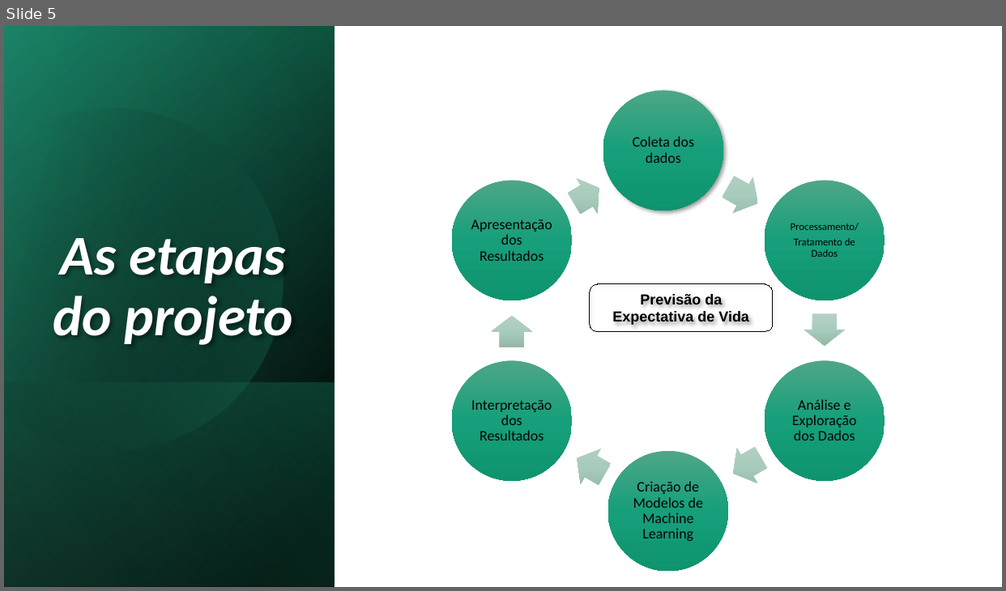
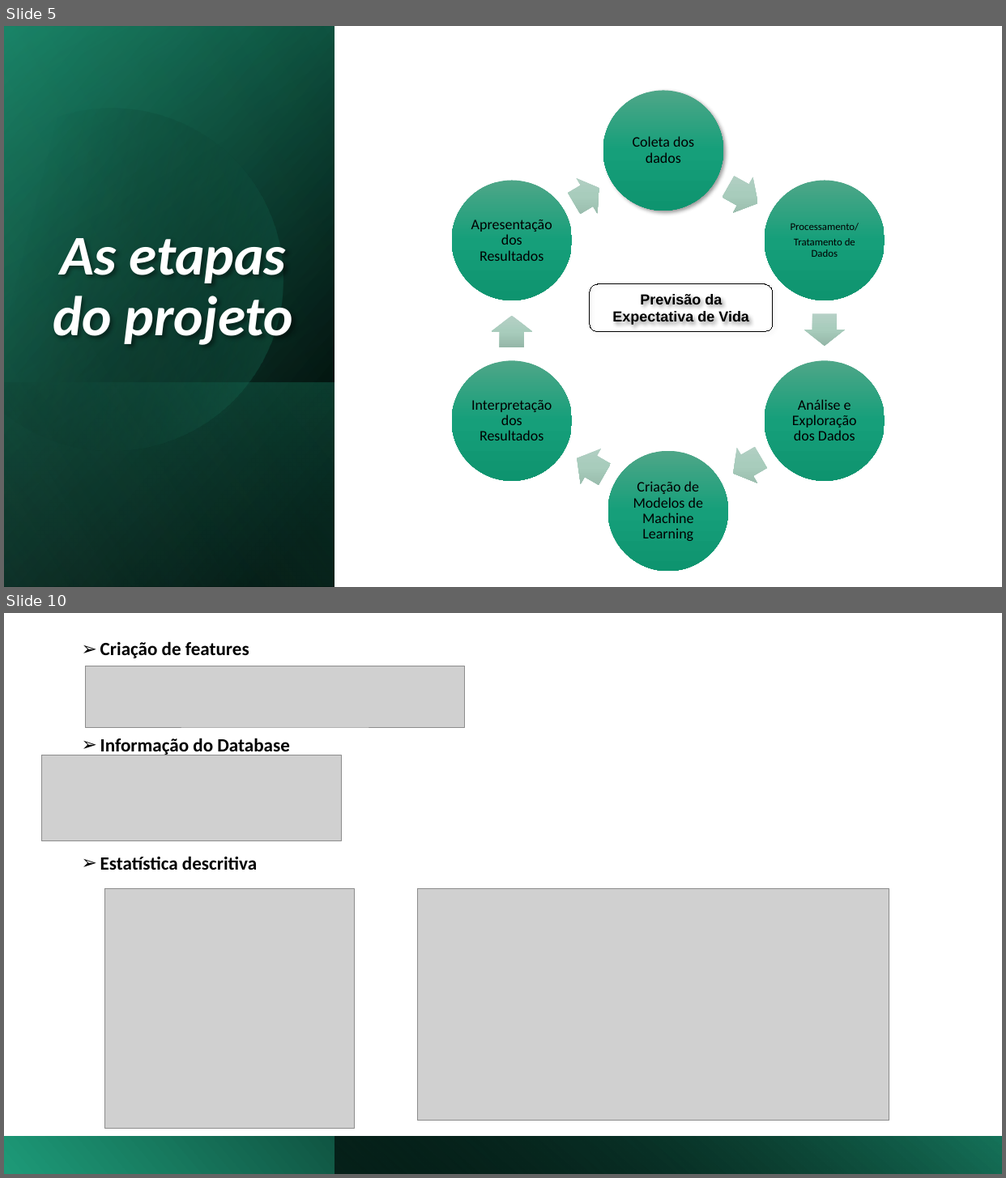
Before and after one commit to alessandra-barbosa/life_expectancy_prediction, a slide deck: pdf/life_expectancy.pptx. Shown one above the other, each under a label of ours: slide 5 before the commit, slides 5 and 10 after it; the slides between them are not shown. The pictures are 1006x591 and 1006x1178 pixels, drawn with LibreOffice and Linux fonts; fonts in the diff are those of the drawing; grey boxes stand for pictures. Boxes give left, top, right and bottom in pixels: in the first picture for what was removed or moved away, otherwise in the second. Text is boxed around its words. In the diff, an @@ line names an element or a change of style, - is before the commit and + after.

```diff
--- a/pdf/life_expectancy.pptx
+++ b/pdf/life_expectancy.pptx
@@ slide 10 added at (x1=4, y1=613, x2=1002, y2=1174), background #FFFFFF @@
@@ text added at (x1=100, y1=641, x2=249, y2=658), 18 pt, text #000000, bold @@
+➢ Criação de features
@@ picture added at (x1=86, y1=666, x2=465, y2=726) @@
@@ picture added at (x1=41, y1=756, x2=341, y2=841) @@
@@ text added at (x1=100, y1=738, x2=289, y2=756), 18 pt, text #000000, bold @@
+➢ Informação do Database
@@ text added at (x1=100, y1=856, x2=257, y2=870), 18 pt, text #000000, bold @@
+➢ Estatística descritiva
@@ picture added at (x1=105, y1=888, x2=355, y2=1128) @@
@@ picture added at (x1=417, y1=888, x2=889, y2=1121) @@
@@ rectangle added at (x1=4, y1=1137, x2=1002, y2=1174), fill gradient #1D9A78 to #000000 @@
@@ rectangle added at (x1=335, y1=1137, x2=1002, y2=1174), fill gradient #000000 to #16745A @@
```
Also in this commit, not shown: 7 slides changed, 9 other slides added, 3 slides removed, 2 other files.
